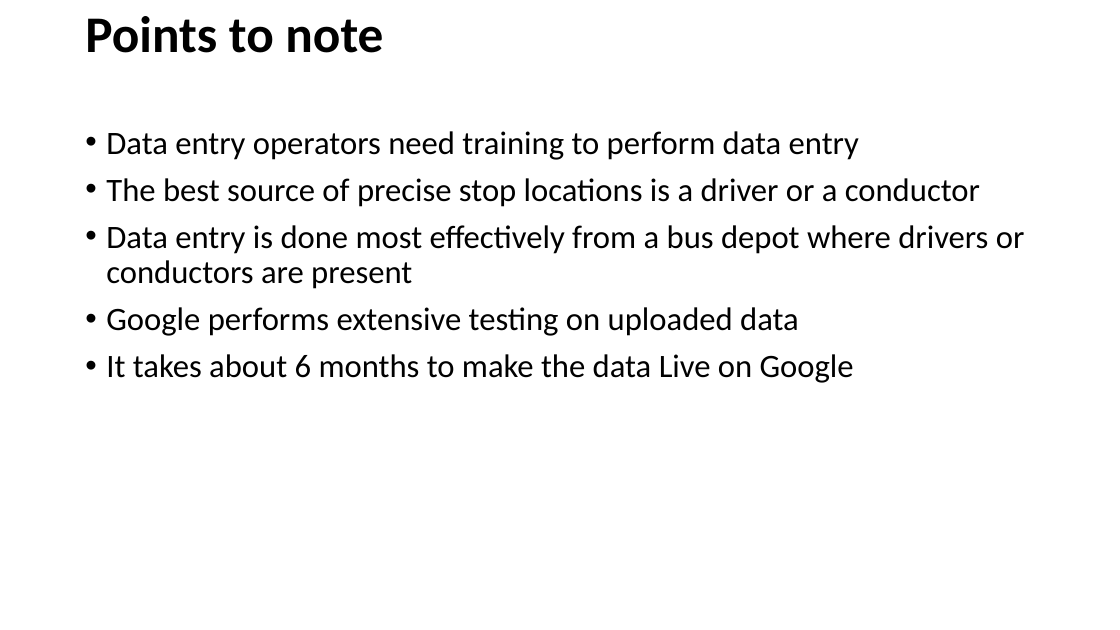
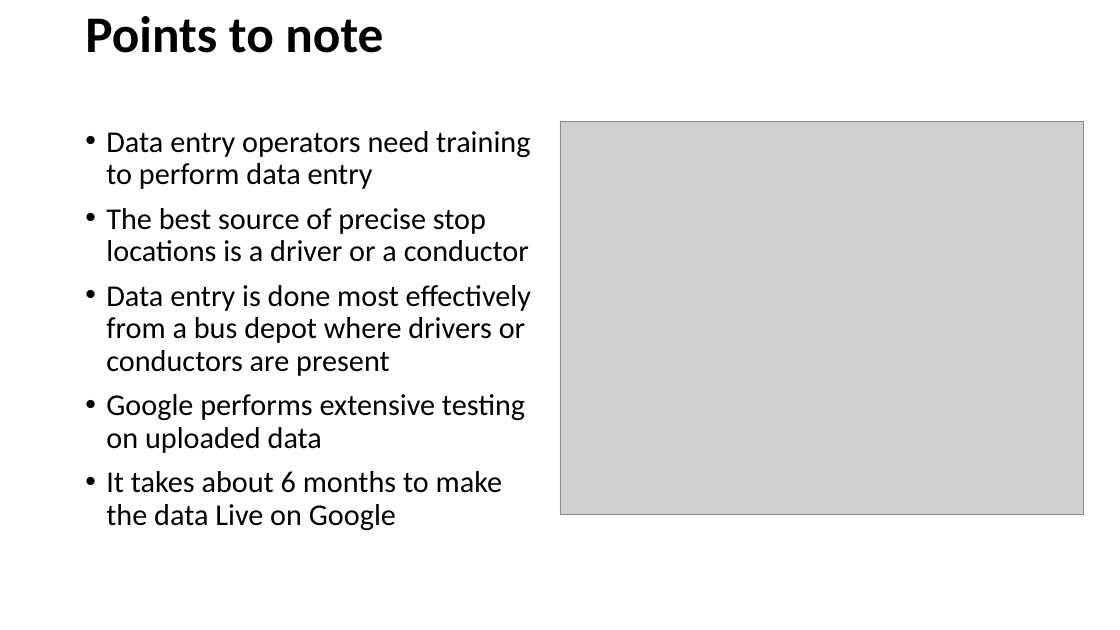
Before and after one commit to yashgt/raloa1, a slide deck: slide 8 of docs/TARA - Brochure.pptx. Drawn at 1120x630 pixels with LibreOffice and Linux fonts; fonts in the diff are those of the drawing; grey boxes stand for pictures; background and template pictures are left out. Boxes give left, top, right and bottom in pixels: in the first picture for what was removed or moved away, otherwise in the second. Text is boxed around its words. In the diff, an @@ line names an element or a change of style, - is before the commit and + after.

```diff
--- a/docs/TARA - Brochure.pptx
+++ b/docs/TARA - Brochure.pptx
@@ text "Data entry operators need training ..." at (106, 131, 531, 531): size 28 to 25.9 pt @@
@@ picture added at (560, 122, 1085, 515) @@
```
Also in this commit, not shown: 2 other files.
